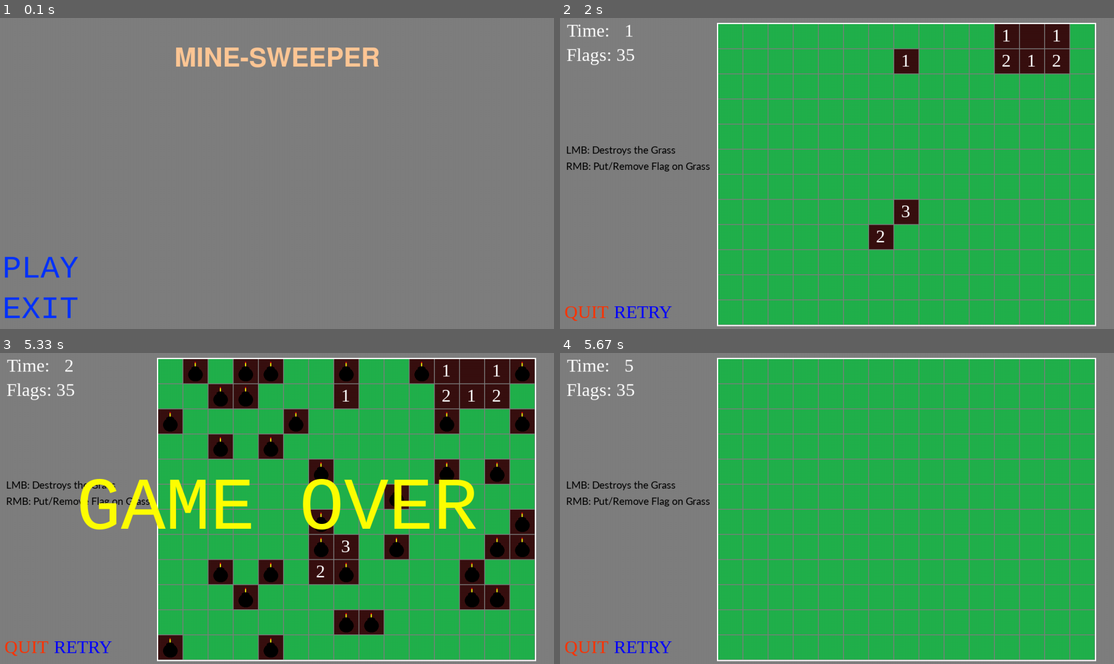
Above: before the commit, frames 1-4 (two rows, left to right).
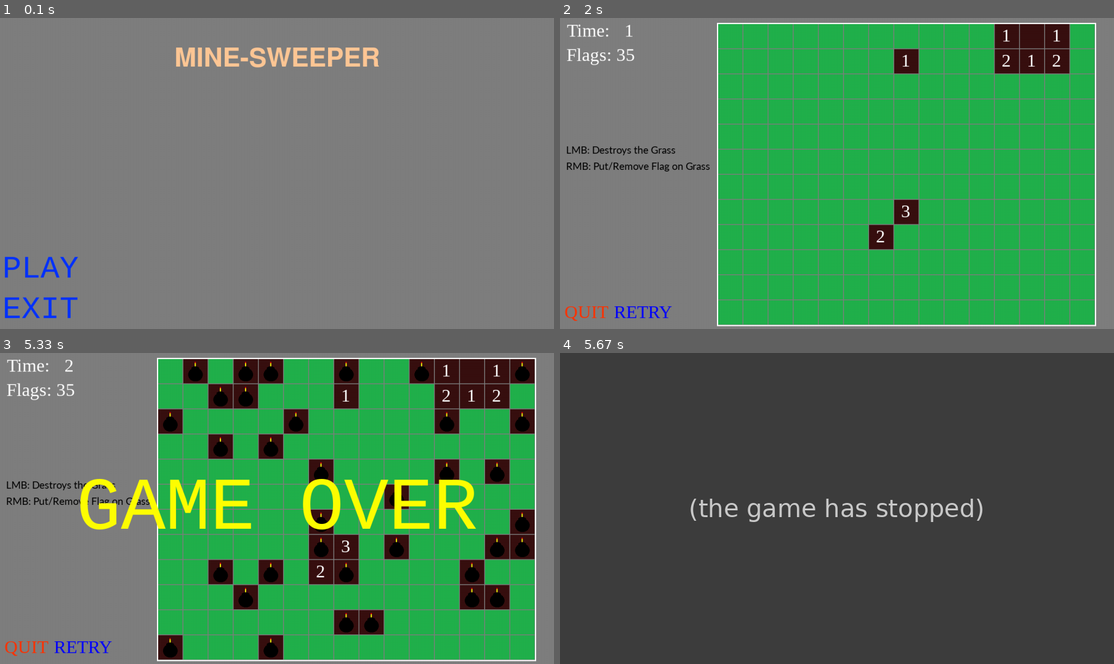
Above: after the commit, the same moments.

Repository: Manav2808/minesweeper-pygame
Game: pygame game, started from main.py
Two runs of this game, one before a commit and one after it. Both use one fixed random seed, a clock stepped at 60 frames per second and the inputs below.
Inputs (mouse positions are in pixels of both pictures, inside the frame that each line leads up to):
- Up to frame 1 (0.1 s): no input
- Up to frame 2 (2 s): click "PLAY" at 0.38 s; click (892, 241) at 0.72 s; click (920, 64) at 1.05 s; click (903, 201) at 1.38 s; click (1030, 36) at 1.72 s
- Up to frame 3 (5.33 s): click (260, 455) at 2.05 s
- Up to frame 4 (5.67 s): no input

Frames 1-3 are identical in both runs. In frame 4, 100% of the frame differs, in the area x 0-100%, y 0-100%.
After the commit the program exited at 5.35 s; later frames show no game.

Commit message:
Add files via upload

Diff:
--- a/main.py
+++ b/main.py
@@ -10,12 +10,12 @@
 BUTTON_FONT = pygame.font.SysFont("consolas", 85)
 
 TITLE = TITLE_FONT.render("MINE-SWEEPER", True, (255, 200, 150))
-TITLE_RECT = TITLE.get_rect(center = (683, 100))
+TITLE_RECT = TITLE.get_rect(center=(683, 100))
 
 PLAY_BUTTON = BUTTON_FONT.render("PLAY", True, (0, 50, 255))
-PLAY_BUTTON_RECT = PLAY_BUTTON.get_rect(center = (100, 620))
+PLAY_BUTTON_RECT = PLAY_BUTTON.get_rect(center=(100, 620))
 EXIT_BUTTON = BUTTON_FONT.render("EXIT", True, (0, 50, 255))
-EXIT_BUTTON_RECT = EXIT_BUTTON.get_rect(center = (100, 720))
+EXIT_BUTTON_RECT = EXIT_BUTTON.get_rect(center=(100, 720))
 
 # Game Info
 flags = 35
@@ -26,64 +26,262 @@
 SCORE_FONT = pygame.font.SysFont("consolas", 80)
 
 RETRY_BUTTON = INFO_FONT.render("RETRY", True, (0, 0, 255))
-RETRY_BUTTON_RECT = RETRY_BUTTON.get_rect(center = (205, 725))
+RETRY_BUTTON_RECT = RETRY_BUTTON.get_rect(center=(205, 725))
 
 QUIT_BUTTON = INFO_FONT.render("QUIT", True, (255, 50, 0))
-QUIT_BUTTON_RECT = QUIT_BUTTON.get_rect(center = (65, 725))
+QUIT_BUTTON_RECT = QUIT_BUTTON.get_rect(center=(65, 725))
 
 DESTROY_TEXT = HELP_FONT.render("LMB: Destroys the Grass", True, (0, 0, 0))
-DESTROY_TEXT_RECT = DESTROY_TEXT.get_rect(topleft = (15, 310))
+DESTROY_TEXT_RECT = DESTROY_TEXT.get_rect(topleft=(15, 310))
 
 PUT_FLAG_TEXT = HELP_FONT.render("RMB: Put/Remove Flag on Grass", True, (0, 0, 0))
-PUT_FLAG_TEXT_RECT = PUT_FLAG_TEXT.get_rect(topleft = (15, 350))
+PUT_FLAG_TEXT_RECT = PUT_FLAG_TEXT.get_rect(topleft=(15, 350))
 
 GAME_OVER_TEXT = GAME_END_FONT.render("GAME OVER", True, (255, 255, 0))
-GAME_OVER_TEXT_RECT = GAME_OVER_TEXT.get_rect(center = (683, 384))
+GAME_OVER_TEXT_RECT = GAME_OVER_TEXT.get_rect(center=(683, 384))
 
 GAME_WON_TEXT = GAME_END_FONT.render("YOU WON", True, (255, 255, 0))
-GAME_WON_TEXT_RECT = GAME_WON_TEXT.get_rect(center = (683, 384))
+GAME_WON_TEXT_RECT = GAME_WON_TEXT.get_rect(center=(683, 384))
 
 # Game
-position_grid = [[(390, 15), (452, 15), (514, 15), (576, 15), (638, 15), (700, 15), (762, 15), (824, 15), (886, 15), (948, 15), (1010, 15), (1072, 15), (1134, 15), (1196, 15), (1258, 15)],
-                 [(390, 77), (452, 77), (514, 77), (576, 77), (638, 77), (700, 77), (762, 77), (824, 77), (886, 77), (948, 77), (1010, 77), (1072, 77), (1134, 77), (1196, 77), (1258, 77)],
-                 [(390, 139), (452, 139), (514, 139), (576, 139), (638, 139), (700, 139), (762, 139), (824, 139), (886, 139), (948, 139), (1010, 139), (1072, 139), (1134, 139), (1196, 139), (1258, 139)],
-                 [(390, 201), (452, 201), (514, 201), (576, 201), (638, 201), (700, 201), (762, 201), (824, 201), (886, 201), (948, 201), (1010, 201), (1072, 201), (1134, 201), (1196, 201), (1258, 201)],
-                 [(390, 263), (452, 263), (514, 263), (576, 263), (638, 263), (700, 263), (762, 263), (824, 263), (886, 263), (948, 263), (1010, 263), (1072, 263), (1134, 263), (1196, 263), (1258, 263)],
-                 [(390, 325), (452, 325), (514, 325), (576, 325), (638, 325), (700, 325), (762, 325), (824, 325), (886, 325), (948, 325), (1010, 325), (1072, 325), (1134, 325), (1196, 325), (1258, 325)],
-                 [(390, 387), (452, 387), (514, 387), (576, 387), (638, 387), (700, 387), (762, 387), (824, 387), (886, 387), (948, 387), (1010, 387), (1072, 387), (1134, 387), (1196, 387), (1258, 387)],
-                 [(390, 449), (452, 449), (514, 449), (576, 449), (638, 449), (700, 449), (762, 449), (824, 449), (886, 449), (948, 449), (1010, 449), (1072, 449), (1134, 449), (1196, 449), (1258, 449)],
-                 [(390, 511), (452, 511), (514, 511), (576, 511), (638, 511), (700, 511), (762, 511), (824, 511), (886, 511), (948, 511), (1010, 511), (1072, 511), (1134, 511), (1196, 511), (1258, 511)],
-                 [(390, 573), (452, 573), (514, 573), (576, 573), (638, 573), (700, 573), (762, 573), (824, 573), (886, 573), (948, 573), (1010, 573), (1072, 573), (1134, 573), (1196, 573), (1258, 573)],
-                 [(390, 635), (452, 635), (514, 635), (576, 635), (638, 635), (700, 635), (762, 635), (824, 635), (886, 635), (948, 635), (1010, 635), (1072, 635), (1134, 635), (1196, 635), (1258, 635)],
-                 [(390, 697), (452, 697), (514, 697), (576, 697), (638, 697), (700, 697), (762, 697), (824, 697), (886, 697), (948, 697), (1010, 697), (1072, 697), (1134, 697), (1196, 697), (1258, 697)]]
+position_grid = [
+    [
+        (390, 15),
+        (452, 15),
+        (514, 15),
+        (576, 15),
+        (638, 15),
+        (700, 15),
+        (762, 15),
+        (824, 15),
+        (886, 15),
+        (948, 15),
+        (1010, 15),
+        (1072, 15),
+        (1134, 15),
+        (1196, 15),
+        (1258, 15),
+    ],
+    [
+        (390, 77),
+        (452, 77),
+        (514, 77),
+        (576, 77),
+        (638, 77),
+        (700, 77),
+        (762, 77),
+        (824, 77),
+        (886, 77),
+        (948, 77),
+        (1010, 77),
+        (1072, 77),
+        (1134, 77),
+        (1196, 77),
+        (1258, 77),
+    ],
+    [
+        (390, 139),
+        (452, 139),
+        (514, 139),
+        (576, 139),
+        (638, 139),
+        (700, 139),
+        (762, 139),
+        (824, 139),
+        (886, 139),
+        (948, 139),
+        (1010, 139),
+        (1072, 139),
+        (1134, 139),
+        (1196, 139),
+        (1258, 139),
+    ],
+    [
+        (390, 201),
+        (452, 201),
+        (514, 201),
+        (576, 201),
+        (638, 201),
+        (700, 201),
+        (762, 201),
+        (824, 201),
+        (886, 201),
+        (948, 201),
+        (1010, 201),
+        (1072, 201),
+        (1134, 201),
+        (1196, 201),
+        (1258, 201),
+    ],
+    [
+        (390, 263),
+        (452, 263),
+        (514, 263),
+        (576, 263),
+        (638, 263),
+        (700, 263),
+        (762, 263),
+        (824, 263),
+        (886, 263),
+        (948, 263),
+        (1010, 263),
+        (1072, 263),
+        (1134, 263),
+        (1196, 263),
+        (1258, 263),
+    ],
+    [
+        (390, 325),
+        (452, 325),
+        (514, 325),
+        (576, 325),
+        (638, 325),
+        (700, 325),
+        (762, 325),
+        (824, 325),
+        (886, 325),
+        (948, 325),
+        (1010, 325),
+        (1072, 325),
+        (1134, 325),
+        (1196, 325),
+        (1258, 325),
+    ],
+    [
+        (390, 387),
+        (452, 387),
+        (514, 387),
+        (576, 387),
+        (638, 387),
+        (700, 387),
+        (762, 387),
+        (824, 387),
+        (886, 387),
+        (948, 387),
+        (1010, 387),
+        (1072, 387),
+        (1134, 387),
+        (1196, 387),
+        (1258, 387),
+    ],
+    [
+        (390, 449),
+        (452, 449),
+        (514, 449),
+        (576, 449),
+        (638, 449),
+        (700, 449),
+        (762, 449),
+        (824, 449),
+        (886, 449),
+        (948, 449),
+        (1010, 449),
+        (1072, 449),
+        (1134, 449),
+        (1196, 449),
+        (1258, 449),
+    ],
+    [
+        (390, 511),
+        (452, 511),
+        (514, 511),
+        (576, 511),
+        (638, 511),
+        (700, 511),
+        (762, 511),
+        (824, 511),
+        (886, 511),
+        (948, 511),
+        (1010, 511),
+        (1072, 511),
+        (1134, 511),
+        (1196, 511),
+        (1258, 511),
+    ],
+    [
+        (390, 573),
+        (452, 573),
+        (514, 573),
+        (576, 573),
+        (638, 573),
+        (700, 573),
+        (762, 573),
+        (824, 573),
+        (886, 573),
+        (948, 573),
+        (1010, 573),
+        (1072, 573),
+        (1134, 573),
+        (1196, 573),
+        (1258, 573),
+    ],
+    [
+        (390, 635),
+        (452, 635),
+        (514, 635),
+        (576, 635),
+        (638, 635),
+        (700, 635),
+        (762, 635),
+        (824, 635),
+        (886, 635),
+        (948, 635),
+        (1010, 635),
+        (1072, 635),
+        (1134, 635),
+        (1196, 635),
+        (1258, 635),
+    ],
+    [
+        (390, 697),
+        (452, 697),
+        (514, 697),
+        (576, 697),
+        (638, 697),
+        (700, 697),
+        (762, 697),
+        (824, 697),
+        (886, 697),
+        (948, 697),
+        (1010, 697),
+        (1072, 697),
+        (1134, 697),
+        (1196, 697),
+        (1258, 697),
+    ],
+]
 
 grass_grid = []
 
-grass_pos_grid = [['', '', '', '', '', '', '', '', '', '', '', '', '', '', ''],
-             ['', '', '', '', '', '', '', '', '', '', '', '', '', '', ''],
-             ['', '', '', '', '', '', '', '', '', '', '', '', '', '', ''],
-             ['', '', '', '', '', '', '', '', '', '', '', '', '', '', ''],
-             ['', '', '', '', '', '', '', '', '', '', '', '', '', '', ''],
-             ['', '', '', '', '', '', '', '', '', '', '', '', '', '', ''],
-             ['', '', '', '', '', '', '', '', '', '', '', '', '', '', ''],
-             ['', '', '', '', '', '', '', '', '', '', '', '', '', '', ''],
-             ['', '', '', '', '', '', '', '', '', '', '', '', '', '', ''],
-             ['', '', '', '', '', '', '', '', '', '', '', '', '', '', ''],
-             ['', '', '', '', '', '', '', '', '', '', '', '', '', '', ''],
-             ['', '', '', '', '', '', '', '', '', '', '', '', '', '', '']]
-
-bomb_grid = [['-', '-', '-', '-', '-', '-', '-', '-', '-', '-', '-', '-', '-', '-', '-'],
-             ['-', '-', '-', '-', '-', '-', '-', '-', '-', '-', '-', '-', '-', '-', '-'],
-             ['-', '-', '-', '-', '-', '-', '-', '-', '-', '-', '-', '-', '-', '-', '-'],
-             ['-', '-', '-', '-', '-', '-', '-', '-', '-', '-', '-', '-', '-', '-', '-'],
-             ['-', '-', '-', '-', '-', '-', '-', '-', '-', '-', '-', '-', '-', '-', '-'],
-             ['-', '-', '-', '-', '-', '-', '-', '-', '-', '-', '-', '-', '-', '-', '-'],
-             ['-', '-', '-', '-', '-', '-', '-', '-', '-', '-', '-', '-', '-', '-', '-'],
-             ['-', '-', '-', '-', '-', '-', '-', '-', '-', '-', '-', '-', '-', '-', '-'],
-             ['-', '-', '-', '-', '-', '-', '-', '-', '-', '-', '-', '-', '-', '-', '-'],
-             ['-', '-', '-', '-', '-', '-', '-', '-', '-', '-', '-', '-', '-', '-', '-'],
-             ['-', '-', '-', '-', '-', '-', '-', '-', '-', '-', '-', '-', '-', '-', '-'],
-             ['-', '-', '-', '-', '-', '-', '-', '-', '-', '-', '-', '-', '-', '-', '-']]
+grass_pos_grid = [
+    ["", "", "", "", "", "", "", "", "", "", "", "", "", "", ""],
+    ["", "", "", "", "", "", "", "", "", "", "", "", "", "", ""],
+    ["", "", "", "", "", "", "", "", "", "", "", "", "", "", ""],
+    ["", "", "", "", "", "", "", "", "", "", "", "", "", "", ""],
+    ["", "", "", "", "", "", "", "", "", "", "", "", "", "", ""],
+    ["", "", "", "", "", "", "", "", "", "", "", "", "", "", ""],
+    ["", "", "", "", "", "", "", "", "", "", "", "", "", "", ""],
+    ["", "", "", "", "", "", "", "", "", "", "", "", "", "", ""],
+    ["", "", "", "", "", "", "", "", "", "", "", "", "", "", ""],
+    ["", "", "", "", "", "", "", "", "", "", "", "", "", "", ""],
+    ["", "", "", "", "", "", "", "", "", "", "", "", "", "", ""],
+    ["", "", "", "", "", "", "", "", "", "", "", "", "", "", ""],
+]
+
+bomb_grid = [
+    ["-", "-", "-", "-", "-", "-", "-", "-", "-", "-", "-", "-", "-", "-", "-"],
+    ["-", "-", "-", "-", "-", "-", "-", "-", "-", "-", "-", "-", "-", "-", "-"],
+    ["-", "-", "-", "-", "-", "-", "-", "-", "-", "-", "-", "-", "-", "-", "-"],
+    ["-", "-", "-", "-", "-", "-", "-", "-", "-", "-", "-", "-", "-", "-", "-"],
+    ["-", "-", "-", "-", "-", "-", "-", "-", "-", "-", "-", "-", "-", "-", "-"],
+    ["-", "-", "-", "-", "-", "-", "-", "-", "-", "-", "-", "-", "-", "-", "-"],
+    ["-", "-", "-", "-", "-", "-", "-", "-", "-", "-", "-", "-", "-", "-", "-"],
+    ["-", "-", "-", "-", "-", "-", "-", "-", "-", "-", "-", "-", "-", "-", "-"],
+    ["-", "-", "-", "-", "-", "-", "-", "-", "-", "-", "-", "-", "-", "-", "-"],
+    ["-", "-", "-", "-", "-", "-", "-", "-", "-", "-", "-", "-", "-", "-", "-"],
+    ["-", "-", "-", "-", "-", "-", "-", "-", "-", "-", "-", "-", "-", "-", "-"],
+    ["-", "-", "-", "-", "-", "-", "-", "-", "-", "-", "-", "-", "-", "-", "-"],
+]
 
 bombs = 35
 
@@ -95,10 +293,11 @@
 GRASS = pygame.image.load("Assets/Grass.png").convert_alpha()
 FLAG = pygame.image.load("Assets/Flag.png").convert_alpha()
 
+
 class Grass:
     def __init__(self, position, info, i, j):
         self.image = GRASS
-        self.rect = self.image.get_rect(topleft = position)
+        self.rect = self.image.get_rect(topleft=position)
         self.no_grass_img = NO_GRASS
         self.no_grass_img_rect = self.rect
         self.grid_pos = (i, j)
@@ -110,14 +309,18 @@
 
         if info == "B":
             self.bomb = BOMB
-            self.bomb_rect = self.image.get_rect(topleft = (position[0] + 7, position[1] + 6))
+            self.bomb_rect = self.image.get_rect(
+                topleft=(position[0] + 7, position[1] + 6)
+            )
             self.bombed = True
             self.empty = False
         elif info == "-":
             pass
         else:
             self.number_img = INFO_FONT.render(str(info), True, (255, 255, 255))
-            self.number_rect = self.number_img.get_rect(topleft = (position[0] + 17, position[1] + 2))
+            self.number_rect = self.number_img.get_rect(
+                topleft=(position[0] + 17, position[1] + 2)
+            )
             self.empty = False
             self.number = True
 
@@ -148,6 +351,7 @@
     def destroy(self):
         self.destroyed = True
 
+
 def generate_bomb_matrix():
     global bomb_grid
     global bombs
@@ -157,93 +361,93 @@
 
         if bomb_grid[i][j] != "B":
             if i == 0 and j == 0:
-                if bomb_grid[i][j+1] == "B":
-                    bomb_count += 1
-                if bomb_grid[i+1][j] == "B":
-                    bomb_count += 1
-                if bomb_grid[i+1][j+1] == "B":
+                if bomb_grid[i][j + 1] == "B":
+                    bomb_count += 1
+                if bomb_grid[i + 1][j] == "B":
+                    bomb_count += 1
+                if bomb_grid[i + 1][j + 1] == "B":
                     bomb_count += 1
             if i == 0 and j == 14:
-                if bomb_grid[i][j-1] == "B":
-                    bomb_count += 1
-                if bomb_grid[i+1][j] == "B":
-                    bomb_count += 1
-                if bomb_grid[i+1][j-1] == "B":
+                if bomb_grid[i][j - 1] == "B":
+                    bomb_count += 1
+                if bomb_grid[i + 1][j] == "B":
+                    bomb_count += 1
+                if bomb_grid[i + 1][j - 1] == "B":
                     bomb_count += 1
             if i == 11 and j == 0:
-                if bomb_grid[i][j+1] == "B":
-                    bomb_count += 1
-                if bomb_grid[i-1][j] == "B":
-                    bomb_count += 1
-                if bomb_grid[i-1][j+1] == "B":
+                if bomb_grid[i][j + 1] == "B":
+                    bomb_count += 1
+                if bomb_grid[i - 1][j] == "B":
+                    bomb_count += 1
+                if bomb_grid[i - 1][j + 1] == "B":
                     bomb_count += 1
             if i == 11 and j == 14:
-                if bomb_grid[i-1][j] == "B":
-                    bomb_count += 1
-                if bomb_grid[i-1][j-1] == "B":
-                    bomb_count += 1
-                if bomb_grid[i][j-1] == "B":
+                if bomb_grid[i - 1][j] == "B":
+                    bomb_count += 1
+                if bomb_grid[i - 1][j - 1] == "B":
+                    bomb_count += 1
+                if bomb_grid[i][j - 1] == "B":
                     bomb_count += 1
             if i == 0 and j > 0 and j < 14:
-                if bomb_grid[i][j-1] == "B":
-                    bomb_count += 1
-                if bomb_grid[i+1][j-1] == "B":
-                    bomb_count += 1
-                if bomb_grid[i+1][j] == "B":
-                    bomb_count += 1
-                if bomb_grid[i+1][j+1] == "B":
-                    bomb_count += 1
-                if bomb_grid[i][j+1] == "B":
+                if bomb_grid[i][j - 1] == "B":
+                    bomb_count += 1
+                if bomb_grid[i + 1][j - 1] == "B":
+                    bomb_count += 1
+                if bomb_grid[i + 1][j] == "B":
+                    bomb_count += 1
+                if bomb_grid[i + 1][j + 1] == "B":
+                    bomb_count += 1
+                if bomb_grid[i][j + 1] == "B":
                     bomb_count += 1
             if i == 11 and j > 0 and j < 14:
-                if bomb_grid[i][j-1] == "B":
-                    bomb_count += 1
-                if bomb_grid[i-1][j-1] == "B":
-                    bomb_count += 1
-                if bomb_grid[i-1][j] == "B":
-                    bomb_count += 1
-                if bomb_grid[i-1][j+1] == "B":
-                    bomb_count += 1
-                if bomb_grid[i][j+1] == "B":
+                if bomb_grid[i][j - 1] == "B":
+                    bomb_count += 1
+                if bomb_grid[i - 1][j - 1] == "B":
+                    bomb_count += 1
+                if bomb_grid[i - 1][j] == "B":
+                    bomb_count += 1
+                if bomb_grid[i - 1][j + 1] == "B":
+                    bomb_count += 1
+                if bomb_grid[i][j + 1] == "B":
                     bomb_count += 1
             if i > 0 and i < 11 and j == 0:
-                if bomb_grid[i-1][j] == "B":
-                    bomb_count += 1
-                if bomb_grid[i-1][j+1] == "B":
-                    bomb_count += 1
-                if bomb_grid[i][j+1] == "B":
-                    bomb_count += 1
-                if bomb_grid[i+1][j+1] == "B":
-                    bomb_count += 1
-                if bomb_grid[i+1][j] == "B":
+                if bomb_grid[i - 1][j] == "B":
+                    bomb_count += 1
+                if bomb_grid[i - 1][j + 1] == "B":
+                    bomb_count += 1
+                if bomb_grid[i][j + 1] == "B":
+                    bomb_count += 1
+                if bomb_grid[i + 1][j + 1] == "B":
+                    bomb_count += 1
+                if bomb_grid[i + 1][j] == "B":
                     bomb_count += 1
             if i > 0 and i < 11 and j == 14:
-                if bomb_grid[i-1][j] == "B":
-                    bomb_count += 1
-                if bomb_grid[i-1][j-1] == "B":
-                    bomb_count += 1
-                if bomb_grid[i][j-1] == "B":
-                    bomb_count += 1
-                if bomb_grid[i+1][j-1] == "B":
-                    bomb_count += 1
-                if bomb_grid[i+1][j] == "B":
+                if bomb_grid[i - 1][j] == "B":
+                    bomb_count += 1
+                if bomb_grid[i - 1][j - 1] == "B":
+                    bomb_count += 1
+                if bomb_grid[i][j - 1] == "B":
+                    bomb_count += 1
+                if bomb_grid[i + 1][j - 1] == "B":
+                    bomb_count += 1
+                if bomb_grid[i + 1][j] == "B":
                     bomb_count += 1
             if i > 0 and i < 11 and j > 0 and j < 14:
-                if bomb_grid[i-1][j-1] == "B":
-                    bomb_count += 1
-                if bomb_grid[i-1][j] == "B":
-                    bomb_count += 1
-                if bomb_grid[i-1][j+1] == "B":
-                    bomb_count += 1
-                if bomb_grid[i][j+1] == "B":
-                    bomb_count += 1
-                if bomb_grid[i+1][j+1] == "B":
-                    bomb_count += 1
-                if bomb_grid[i+1][j] == "B":
-                    bomb_count += 1
-                if bomb_grid[i+1][j-1] == "B":
-                    bomb_count += 1
-                if bomb_grid[i][j-1] == "B":
+                if bomb_grid[i - 1][j - 1] == "B":
+                    bomb_count += 1
+                if bomb_grid[i - 1][j] == "B":
+                    bomb_count += 1
+                if bomb_grid[i - 1][j + 1] == "B":
+                    bomb_count += 1
+                if bomb_grid[i][j + 1] == "B":
+                    bomb_count += 1
+                if bomb_grid[i + 1][j + 1] == "B":
+                    bomb_count += 1
+                if bomb_grid[i + 1][j] == "B":
+                    bomb_count += 1
+                if bomb_grid[i + 1][j - 1] == "B":
+                    bomb_count += 1
+                if bomb_grid[i][j - 1] == "B":
                     bomb_count += 1
 
         return bomb_count
@@ -267,11 +471,6 @@
             grass_grid.append(grass)
             grass_pos_grid[i][j] = grass
 
-    for i in bomb_grid:
-        for j in i:
-            print(j, end = " ")
-        print()
-    print()
 
 def main_menu():
     screen.fill((127, 127, 127))
@@ -280,20 +479,21 @@
     screen.blit(PLAY_BUTTON, PLAY_BUTTON_RECT)
     screen.blit(EXIT_BUTTON, EXIT_BUTTON_RECT)
 
+
 def game_info(flags):
     screen.fill((127, 127, 127))
 
     TIME_TEXT = INFO_FONT.render(f"Time:", True, (255, 255, 255))
-    TIME_TEXT_RECT = TIME_TEXT.get_rect(center = (70, 30))
+    TIME_TEXT_RECT = TIME_TEXT.get_rect(center=(70, 30))
     screen.blit(TIME_TEXT, TIME_TEXT_RECT)
 
     current_time = int(pygame.time.get_ticks() / 1010)
     TIME = INFO_FONT.render(f"{current_time}", True, (255, 255, 255))
-    TIME_RECT = TIME.get_rect(center = (170, 30))
+    TIME_RECT = TIME.get_rect(center=(170, 30))
     screen.blit(TIME, TIME_RECT)
 
     FLAGS = INFO_FONT.render(f"Flags: {flags}", True, (255, 255, 255))
-    FLAGS_RECT = FLAGS.get_rect(center = (100, 90))
+    FLAGS_RECT = FLAGS.get_rect(center=(100, 90))
     screen.blit(FLAGS, FLAGS_RECT)
 
     screen.blit(DESTROY_TEXT, DESTROY_TEXT_RECT)
@@ -301,18 +501,21 @@
 
     screen.blit(RETRY_BUTTON, RETRY_BUTTON_RECT)
     screen.blit(QUIT_BUTTON, QUIT_BUTTON_RECT)
+
 
 def draw_grass():
     for grass in grass_grid:
         grass.draw()
 
     pygame.draw.rect(screen, (255, 255, 255), pygame.Rect(387, 12, 935, 749), 3)
+
 
 def draw_flags():
     for grass in grass_grid:
         if grass.flagged:
             screen.blit(FLAG, (grass.rect.x + 10, grass.rect.y + 5))
 
+
 def game_over_overlay():
     screen.blit(GAME_OVER_TEXT, GAME_OVER_TEXT_RECT)
 
@@ -320,9 +523,12 @@
 
     pygame.time.delay(3300)
 
+
 def game_won_overlay():
-    SCORE_TEXT = SCORE_FONT.render(f"YOUR SCORE:{int(pygame.time.get_ticks() / 1010)}", True, (255, 255, 0))
-    SCORE_TEXT_RECT = SCORE_TEXT.get_rect(center = (683, 484))
+    SCORE_TEXT = SCORE_FONT.render(
+        f"YOUR SCORE:{int(pygame.time.get_ticks() / 1010)}", True, (255, 255, 0)
+    )
+    SCORE_TEXT_RECT = SCORE_TEXT.get_rect(center=(683, 484))
 
     screen.blit(GAME_WON_TEXT, GAME_WON_TEXT_RECT)
     screen.blit(SCORE_TEXT, SCORE_TEXT_RECT)
@@ -330,6 +536,7 @@
     pygame.display.update()
 
     pygame.time.delay(3300)
+
 
 def check_for_bombs(grass):
     global game_over
@@ -343,6 +550,7 @@
 
         game_over = True
 
+
 def check_for_win():
     global game_won
 
@@ -354,6 +562,7 @@
 
     if grass_counter == 85:
         game_won = True
+
 
 def destroy_grass(grass, pos_0, pos_1):
     if pos_0 >= 0 and pos_1 >= 0 and pos_0 <= 11 and pos_1 <= 14:
@@ -368,13 +577,14 @@
                 destroy_grass(grass, grass.grid_pos[0] - 1, grass.grid_pos[1] - 1)
                 destroy_grass(grass, grass.grid_pos[0] - 1, grass.grid_pos[1])
                 destroy_grass(grass, grass.grid_pos[0] - 1, grass.grid_pos[1] + 1)
-                destroy_grass(grass, grass.grid_pos[0] , grass.grid_pos[1] + 1)
+                destroy_grass(grass, grass.grid_pos[0], grass.grid_pos[1] + 1)
                 destroy_grass(grass, grass.grid_pos[0] + 1, grass.grid_pos[1] + 1)
                 destroy_grass(grass, grass.grid_pos[0] + 1, grass.grid_pos[1])
                 destroy_grass(grass, grass.grid_pos[0] + 1, grass.grid_pos[1] - 1)
-                destroy_grass(grass, grass.grid_pos[0] , grass.grid_pos[1] - 1)
+                destroy_grass(grass, grass.grid_pos[0], grass.grid_pos[1] - 1)
     else:
         return
+
 
 def game_reset():
     global flags
@@ -388,6 +598,7 @@
 
     if game_won:
         game_won = False
+
 
 def main():
     screen_counter = 1
@@ -422,7 +633,9 @@
                         if grass.rect.collidepoint(event.pos):
                             if event.button == 1:
                                 check_for_bombs(grass)
-                                destroy_grass(grass, grass.grid_pos[0] , grass.grid_pos[1])
+                                destroy_grass(
+                                    grass, grass.grid_pos[0], grass.grid_pos[1]
+                                )
                                 check_for_win()
                             elif event.button == 3:
                                 if not grass.destroyed:
@@ -437,17 +650,16 @@
 
         if game_over:
             game_over_overlay()
-            game_reset()
-            generate_bomb_matrix()
+            running = False
 
         if game_won:
             game_won_overlay()
-            game_reset()
-            generate_bomb_matrix()
+            running = False
 
         pygame.display.update()
 
     pygame.quit()
+
 
 if __name__ == "__main__":
     main()
